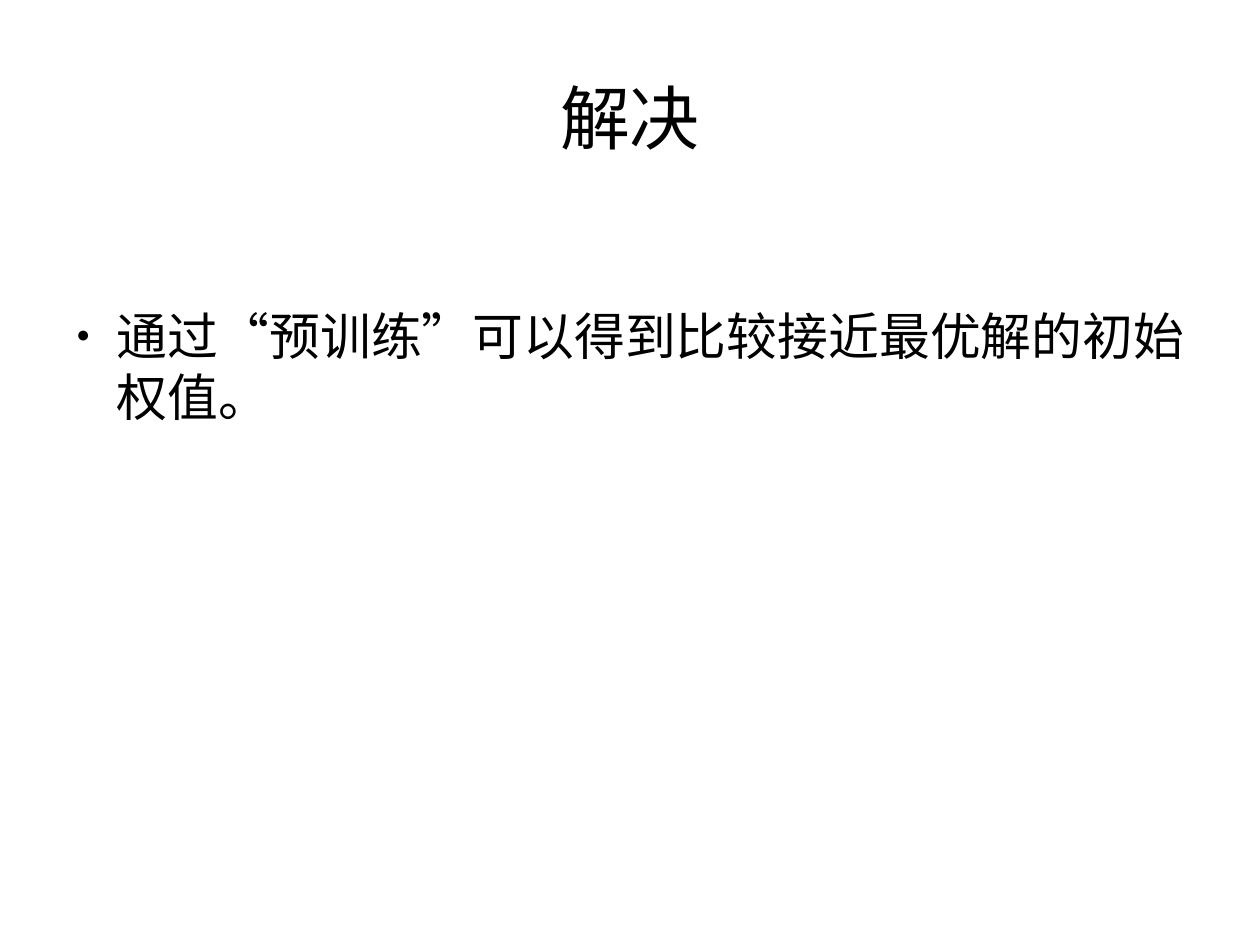
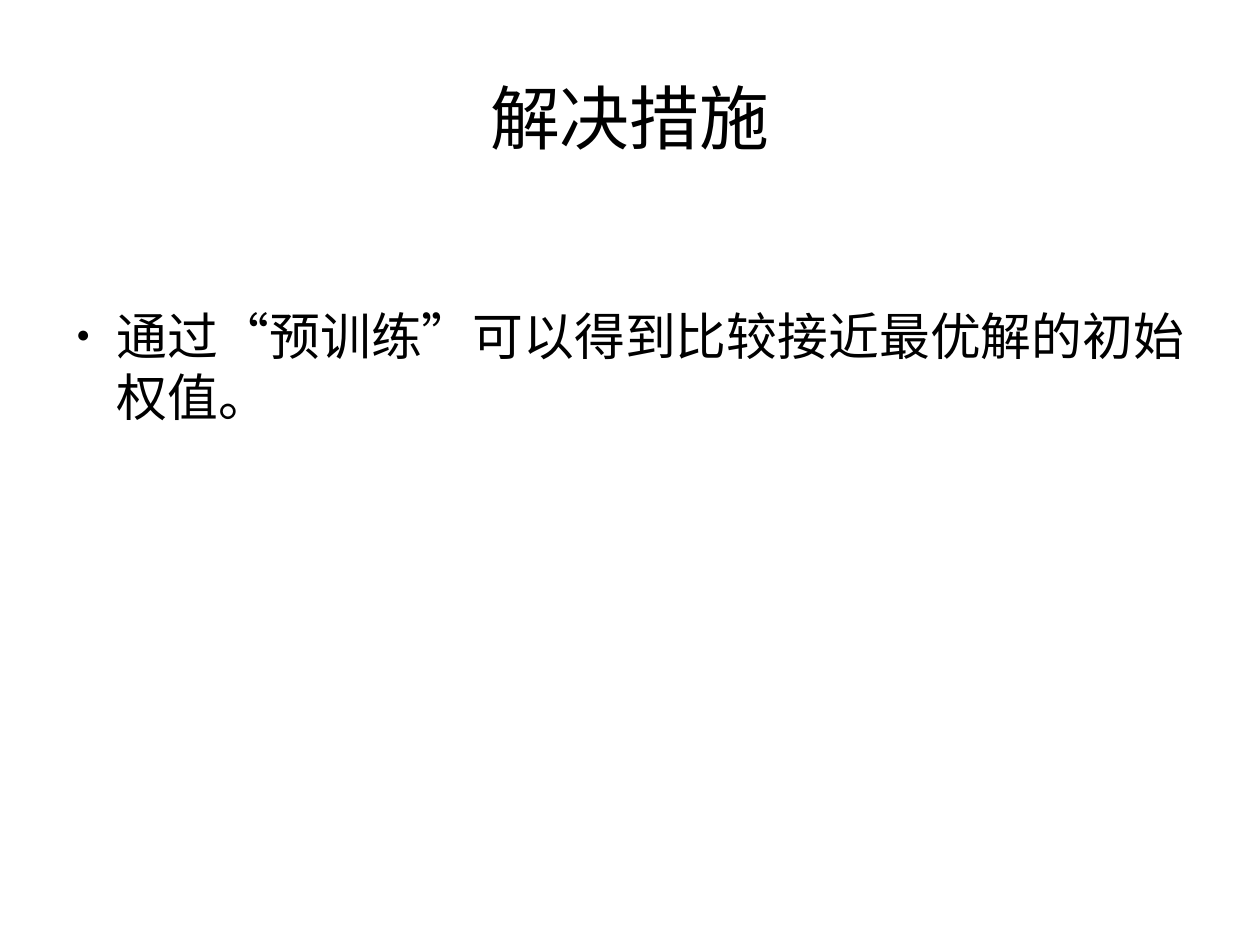
Before and after one commit to Mch233/Mch, a slide deck: slide 11 of work/ｐｐｔ２００６.odp (slide 12 before the commit). Drawn at 1260x945 pixels with LibreOffice and Linux fonts; fonts in the diff are those of the drawing. Boxes give left, top, right and bottom in pixels: in the first picture for what was removed or moved away, otherwise in the second. Text is boxed around its words. In the diff, an @@ line names an element or a change of style, - is before the commit and + after.

```diff
--- a/work/ｐｐｔ２００６.odp
+++ b/work/ｐｐｔ２００６.odp
@@ title at (490, 85, 769, 150): text changed @@
-解决
+解决措施
```
Also in this commit, not shown: 4 other slides changed, 4 slides added, 3 slides removed, 4 other files.
